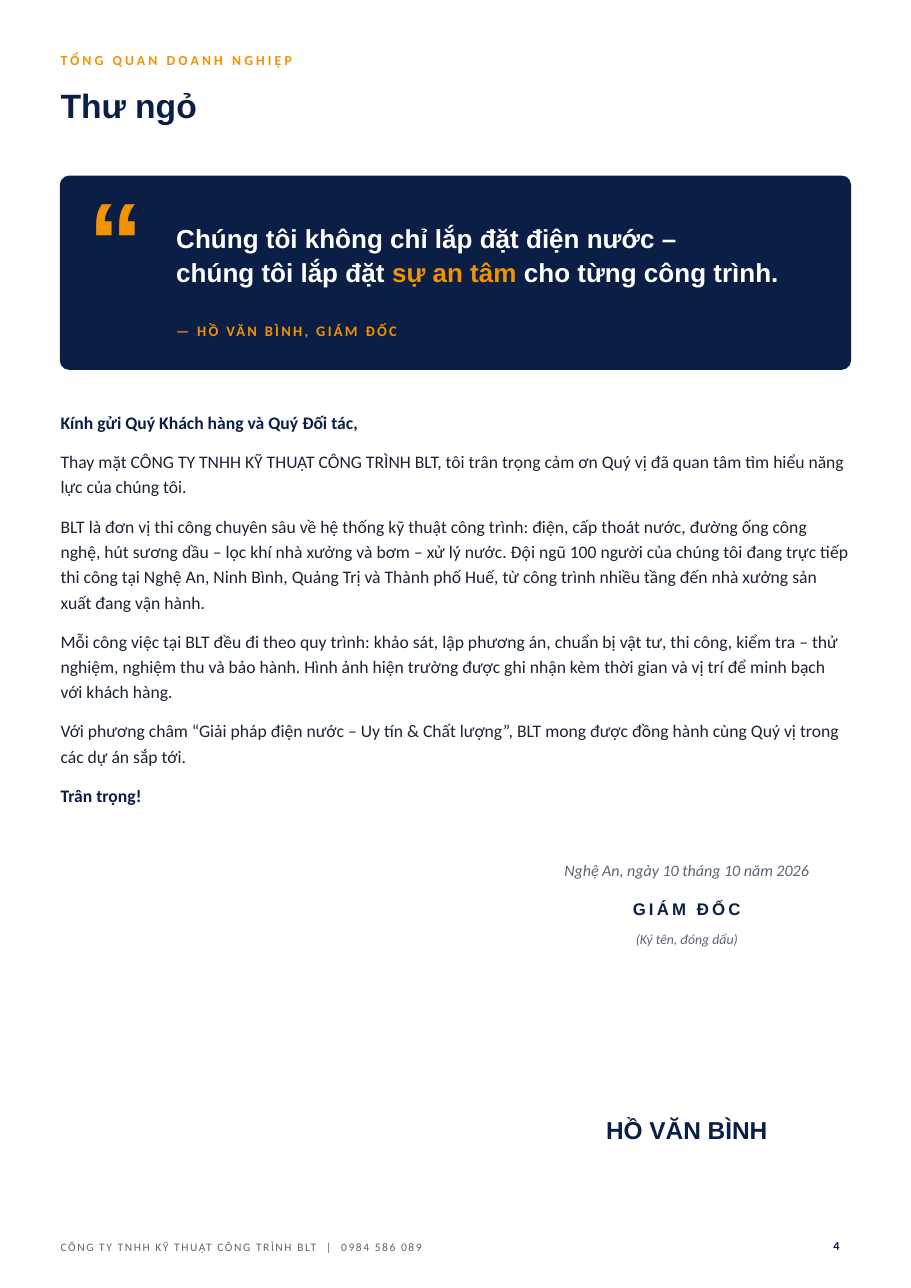
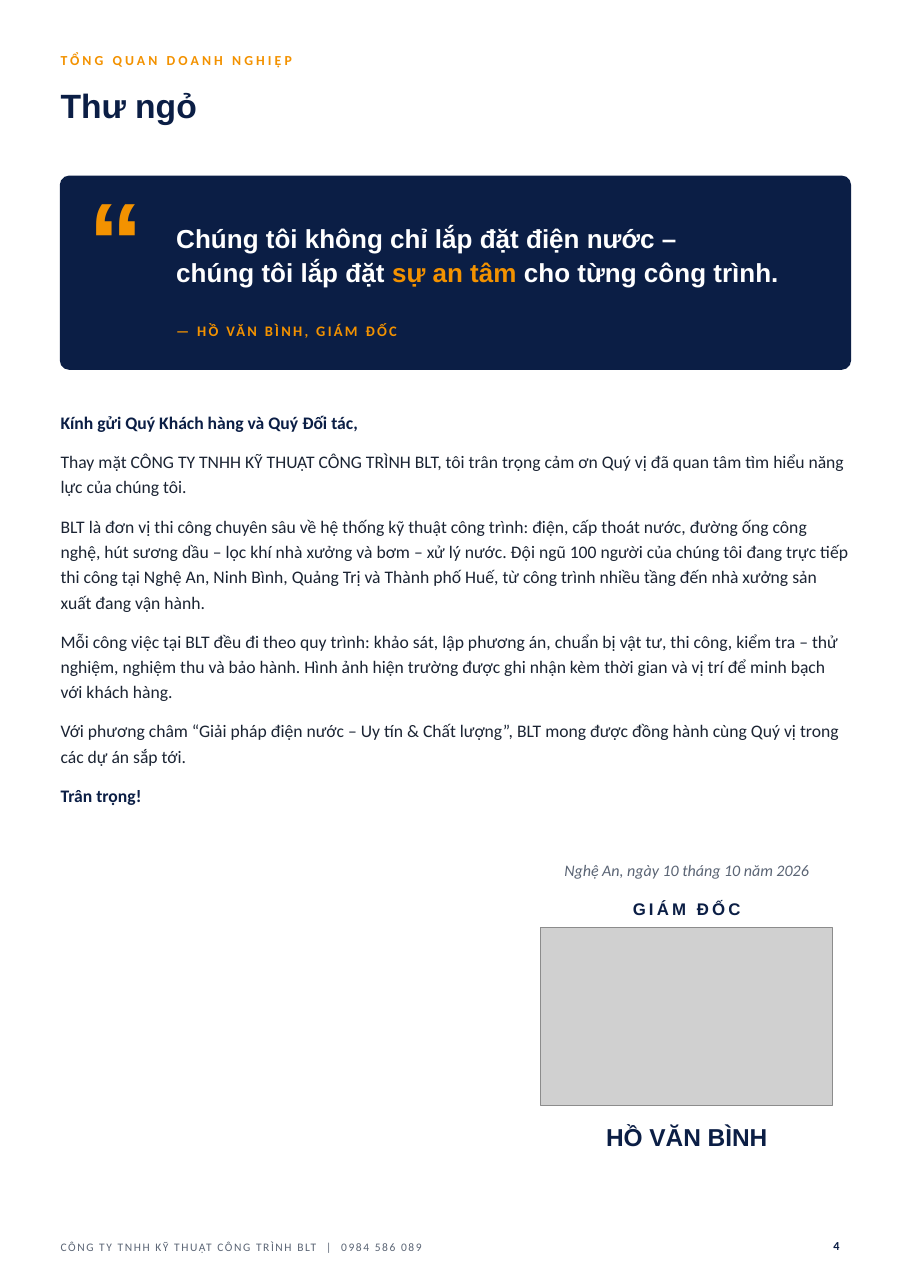
Before and after one commit to haquyenkl2-sys/C-NG-TY-CP-TH-NG-M-I-T-NG-H-P-MINH-PH-T, a slide deck: slide 4 of ho-so-nang-luc-BLT/HO_SO_NANG_LUC_BLT.pptx. Drawn at 911x1288 pixels with LibreOffice and Linux fonts; fonts in the diff are those of the drawing; grey boxes stand for pictures; background and template pictures are left out. Boxes give left, top, right and bottom in pixels: in the first picture for what was removed or moved away, otherwise in the second. Text is boxed around its words. In the diff, an @@ line names an element or a change of style, - is before the commit and + after.

```diff
--- a/ho-so-nang-luc-BLT/HO_SO_NANG_LUC_BLT.pptx
+++ b/ho-so-nang-luc-BLT/HO_SO_NANG_LUC_BLT.pptx
@@ picture added at (541,928,833,1105) @@
@@ text removed at (636,933,737,947) @@
-(Ký tên, đóng dấu)
@@ text "HỒ VĂN BÌNH": place and size @@
-text "HỒ VĂN BÌNH" at (606,1119,768,1140)
+text "HỒ VĂN BÌNH" at (606,1127,768,1147)
```
Also in this commit, not shown: 2 other files.
